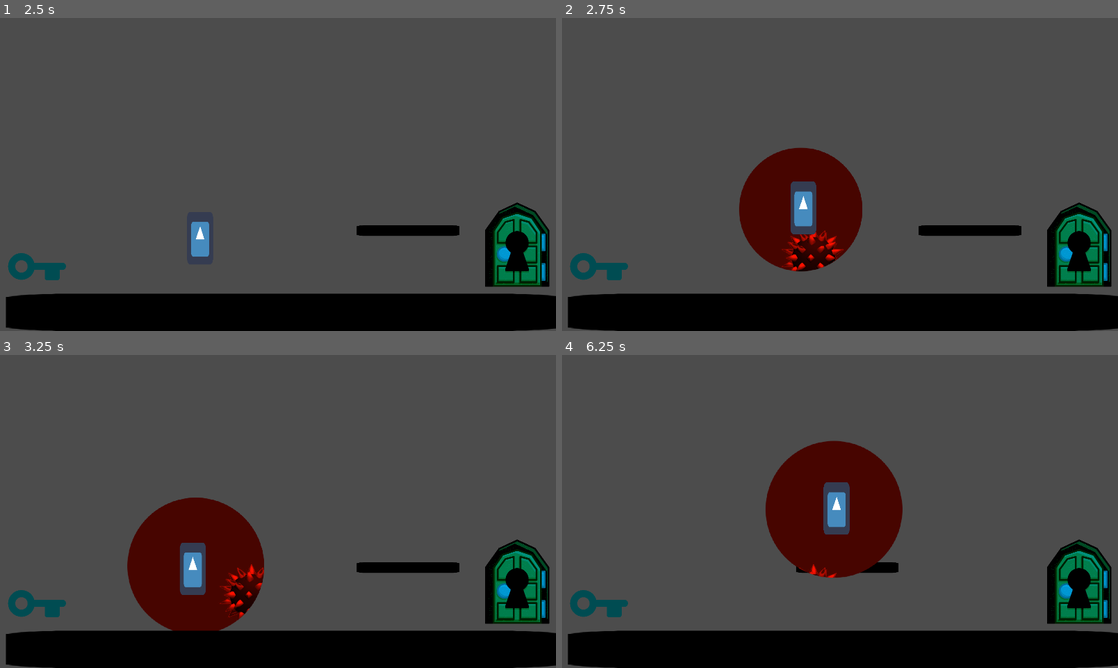
Above: before the commit, frames 1-4 (two rows, left to right).
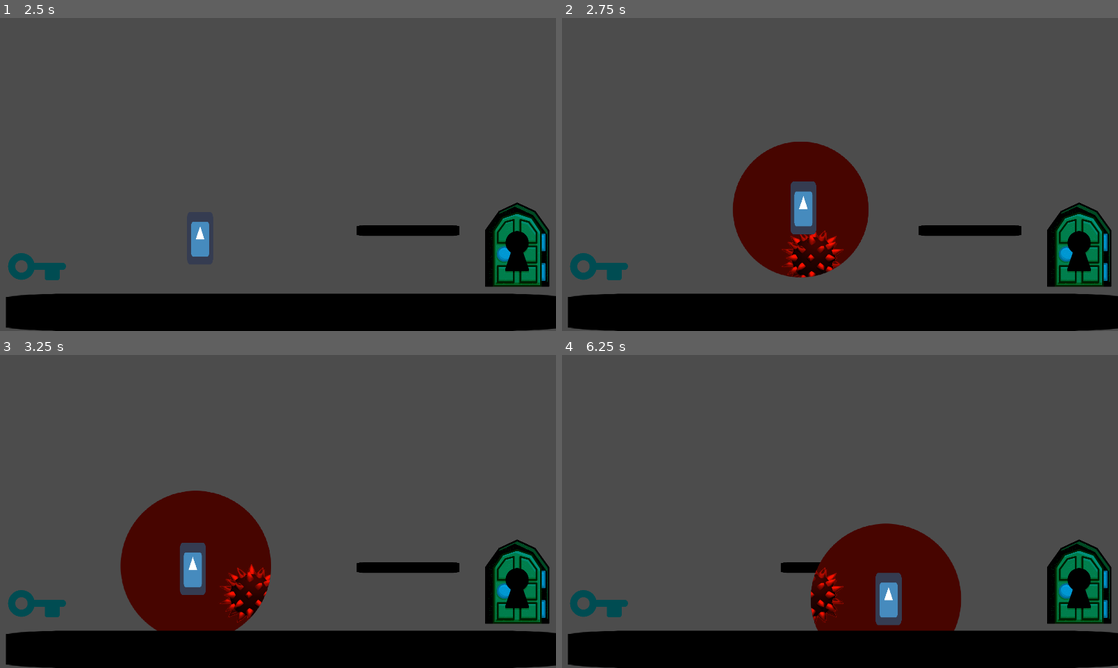
Above: after the commit, the same moments.

Repository: btzr-io/gwj-25
Game: Godot game, scene res://scenes/main_screen.tscn
Same seed, same stepped clock (60 frames per second), same inputs: the game is played once before the commit and once after it. The engine's default icon, where the game draws it, is replaced by a stand-in: a white triangle on a blue panel in a dark square.
Inputs (mouse positions are in pixels of both pictures, inside the frame that each line leads up to):
- Up to frame 1 (2.5 s): move the mouse to (400, 158) at 0.52 s; hold Right (player_move_right) 0.53-1.25 s; hold Up (player_jump) 0.53-1.25 s; click "start" at 1.25 s; move the mouse to (166, 190) at 2.02 s; hold Right (player_move_right) from 2.03 s (still down); tap Space (player_toggle) at 2.1 s; tap Up (player_jump) at 2.27, 2.3 s
- Up to frame 2 (2.75 s): keep holding Right (player_move_right); tap Up (player_jump) at 2.57 s
- Up to frame 3 (3.25 s): move the mouse to (333, 442) at 2.77 s; release Right (player_move_right) at 2.78 s; hold Left (player_move_left) from 2.78 s (still down); hold Up (player_jump) from 2.78 s (still down)
- Up to frame 4 (6.25 s): move the mouse to (812, 574) at 3.52 s; release Left (player_move_left) at 3.53 s; release Up (player_jump) at 3.53 s; hold Right (player_move_right) 3.53-5.03 s; tap Space (player_toggle) at 3.6, 5.1 s; tap Up (player_jump) at 3.77, 3.8, 4.07, 5.27, 5.3, 5.57 s; move the mouse to (1006, 558) at 4.27 s; hold Up (player_jump) 4.28-5.03 s; move the mouse to (673, 464) at 5.02 s; hold Left (player_move_left) 5.03-5.78 s; move the mouse to (867, 511) at 5.77 s; hold Right (player_move_right) from 5.78 s (still down); hold Up (player_jump) from 5.78 s (still down)

Frame 1 is identical in both runs. In frame 2, 1.5% of the frame differs, in the area x 30-56%, y 39-83%; in frame 3, 1.6%; in frame 4, 12%, in the area x 36-72%, y 27-89%.

Commit message:
fix player jump: #42

Diff:
--- a/scenes/player.tscn
+++ b/scenes/player.tscn
@@ -108,15 +108,15 @@
 "name": "jump",
 "speed": 15.0
 }, {
+"frames": [ ExtResource( 77 ) ],
+"loop": true,
+"name": "untail_we_get__anim",
+"speed": 5.0
+}, {
 "frames": [ ExtResource( 71 ), ExtResource( 62 ), ExtResource( 50 ), ExtResource( 51 ), ExtResource( 36 ), ExtResource( 64 ), ExtResource( 65 ), ExtResource( 52 ), ExtResource( 29 ), ExtResource( 30 ), ExtResource( 54 ), ExtResource( 31 ), ExtResource( 53 ), ExtResource( 32 ), ExtResource( 34 ) ],
 "loop": false,
 "name": "dead",
 "speed": 15.0
-}, {
-"frames": [ ExtResource( 77 ) ],
-"loop": true,
-"name": "untail_we_get__anim",
-"speed": 5.0
 } ]
 
 [node name="Player" type="KinematicBody2D" groups=[
--- a/scripts/aura.gd
+++ b/scripts/aura.gd
@@ -6,7 +6,7 @@
 # var b = "text"
 
 export var active = false
-export var aura_scale = 1.0
+export var aura_scale = 1.1
 export var follow_mouse = false
 
 # Called when the node enters the scene tree for the first time.
--- a/scripts/player.gd
+++ b/scripts/player.gd
@@ -126,6 +126,11 @@
 			$jumpAudioPlayer.play()
 			motion.y = JUMP_HEIGHT
 			jump_count +=1
+	if Input.is_action_pressed("player_jump") && is_on_floor():
+			if jump_count == 1:
+				$jumpAudioPlayer.play()
+				motion.y = JUMP_HEIGHT
+				jump_count +=1
 
 	if Input.is_action_just_released("player_jump") and motion.y < -450:
 		motion.y = -450
